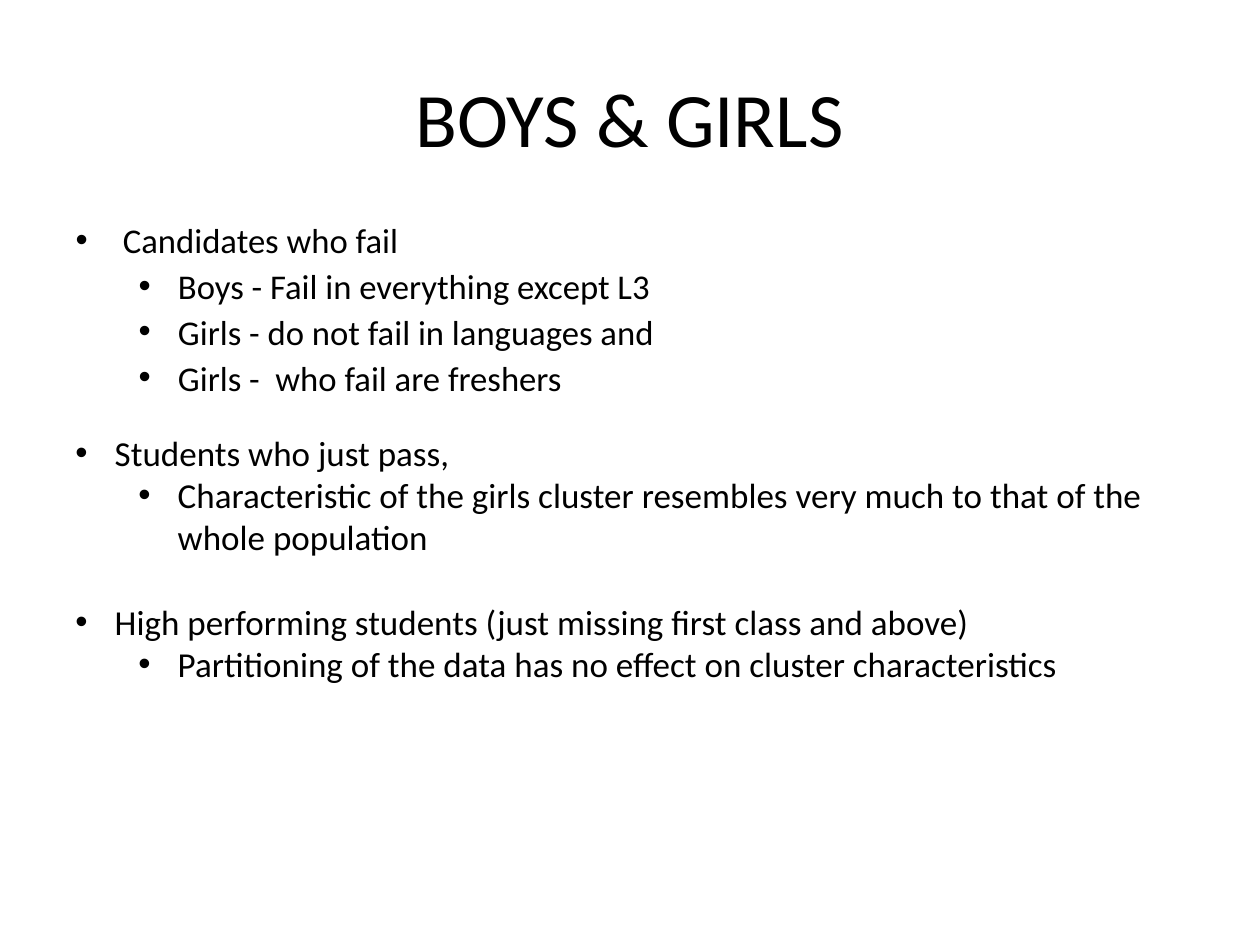
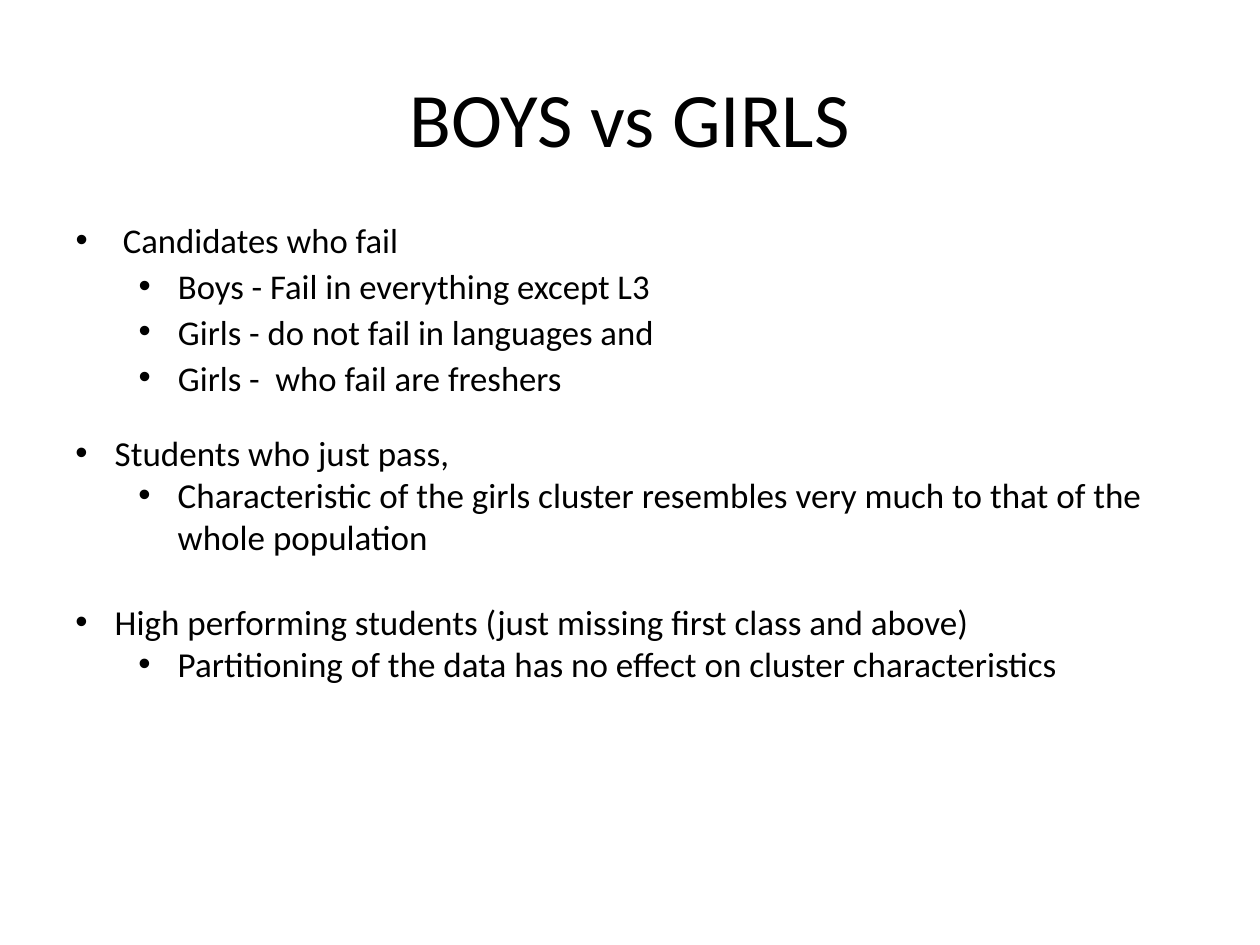
Before and after one commit to AbhijithMadhav/SSLC-Data-Analysis, a slide deck: slide 10 of src/8_cross_cluster_analysis/presentation.odp. Drawn at 1260x945 pixels with LibreOffice and Linux fonts; fonts in the diff are those of the drawing. Boxes give left, top, right and bottom in pixels: in the first picture for what was removed or moved away, otherwise in the second. Text is boxed around its words. In the diff, an @@ line names an element or a change of style, - is before the commit and + after.

```diff
--- a/src/8_cross_cluster_analysis/presentation.odp
+++ b/src/8_cross_cluster_analysis/presentation.odp
@@ title at <box>410,97,849,148</box>: text changed @@
-BOYS & GIRLS
+BOYS vs GIRLS
```
Also in this commit, not shown: 2 other slides changed, 33 other files.
